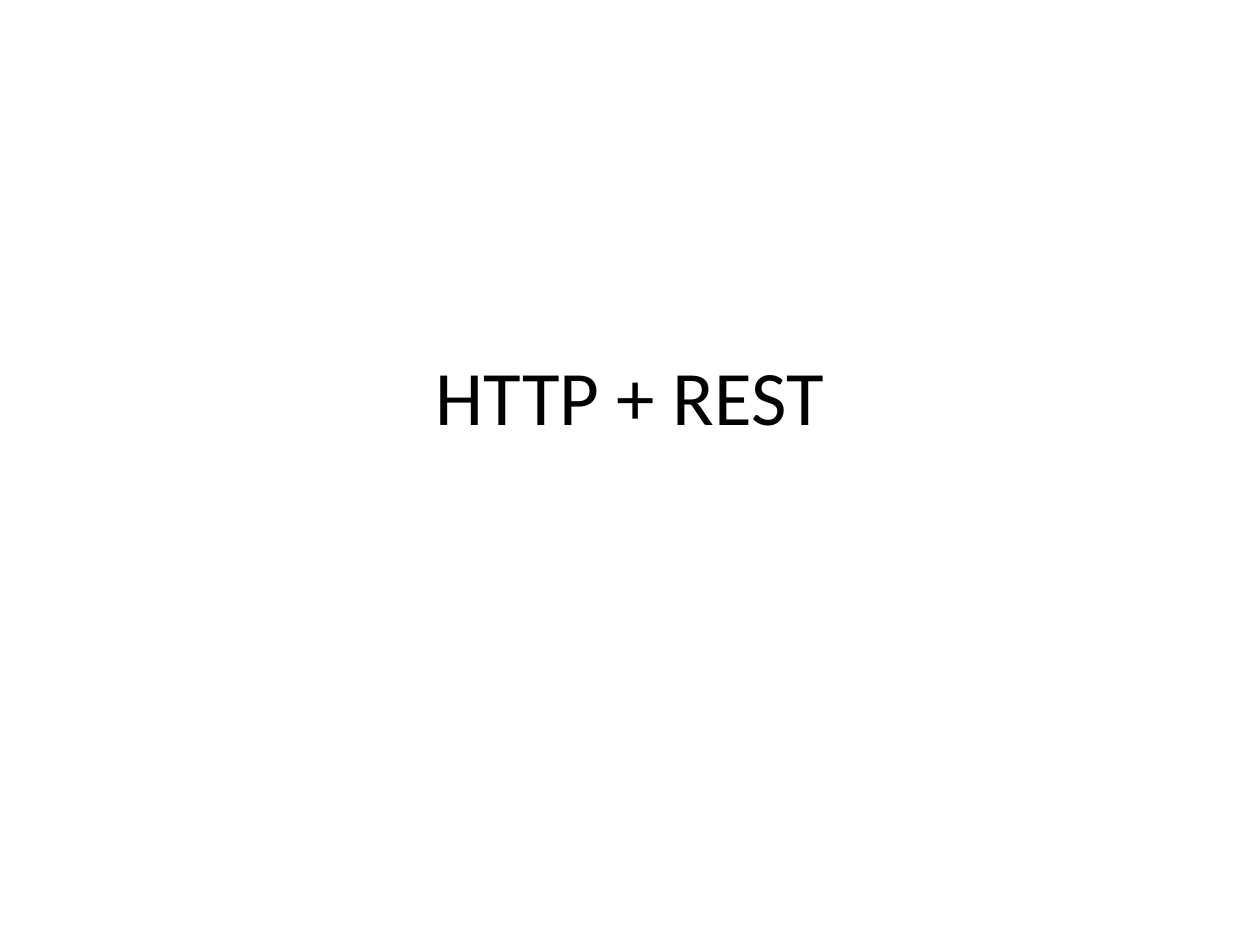
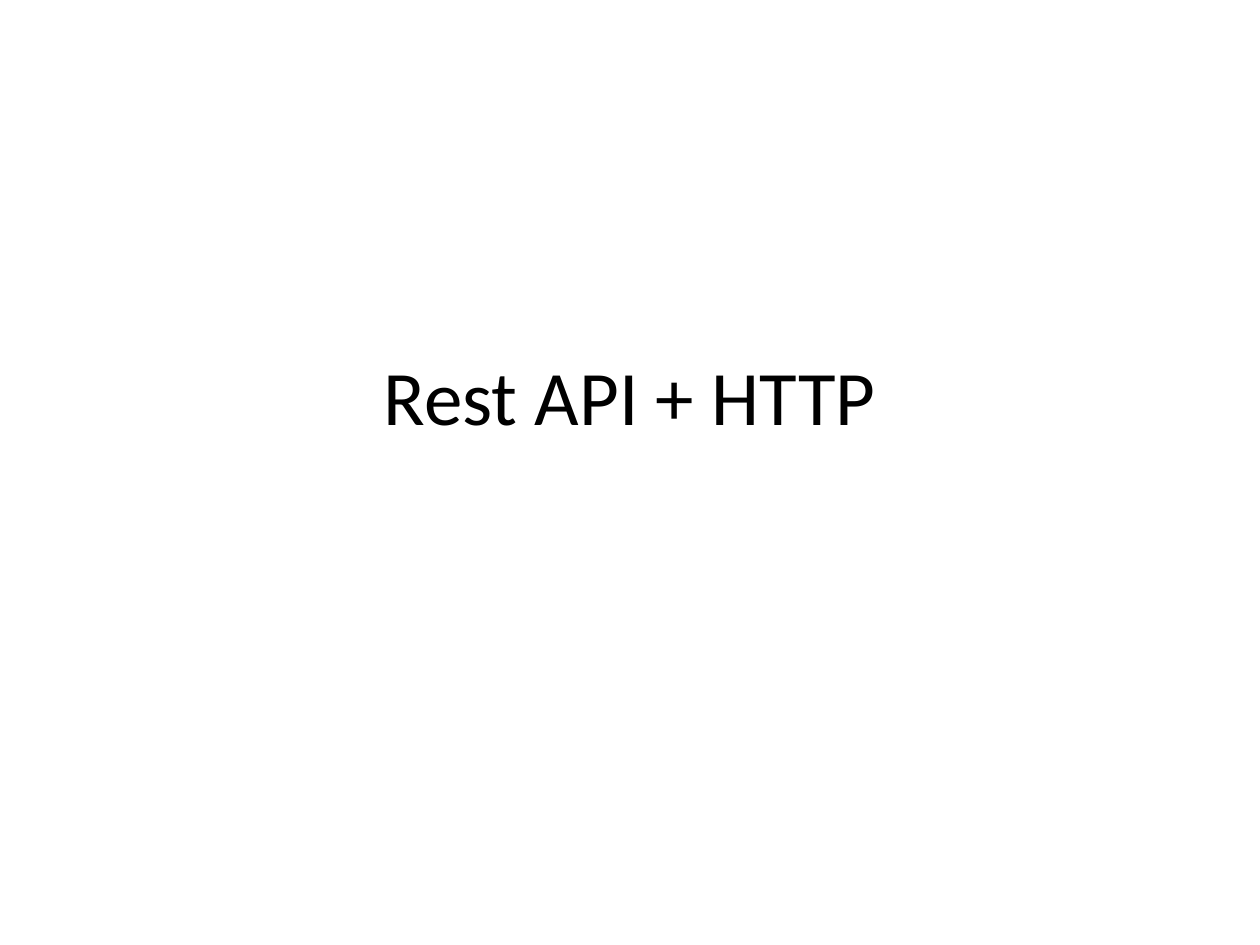
Before and after one commit to rybeek84/microservices-part1, a slide deck: slide 1 of monolit/documentation/microservices lectures/HTTP + REST.pptx. Drawn at 1260x945 pixels with LibreOffice and Linux fonts; fonts in the diff are those of the drawing. Boxes give left, top, right and bottom in pixels: in the first picture for what was removed or moved away, otherwise in the second. Text is boxed around its words. In the diff, an @@ line names an element or a change of style, - is before the commit and + after.

```diff
--- a/monolit/documentation/microservices lectures/HTTP + REST.pptx
+++ b/monolit/documentation/microservices lectures/HTTP + REST.pptx
@@ title at (384,375,876,426): text changed @@
-HTTP + REST
+Rest API + HTTP
```
Also in this commit, not shown: 8 other slides changed, 15 slides added, 1 slide removed.
